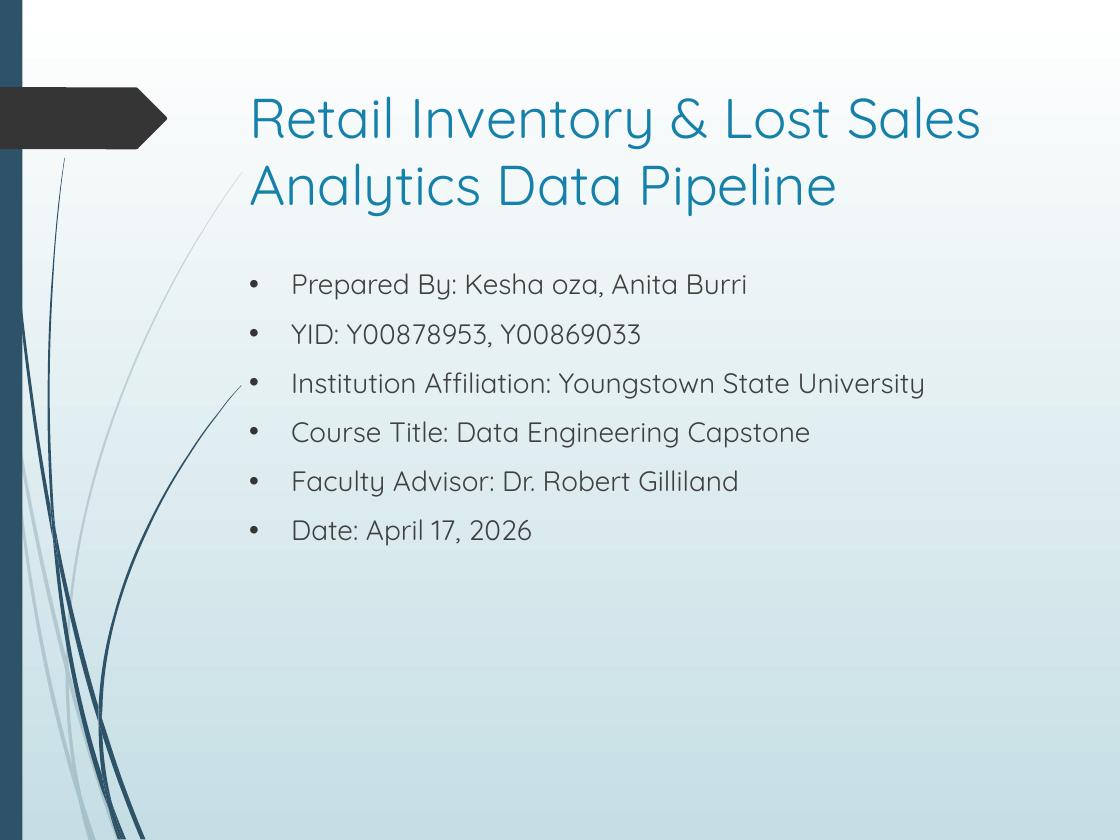
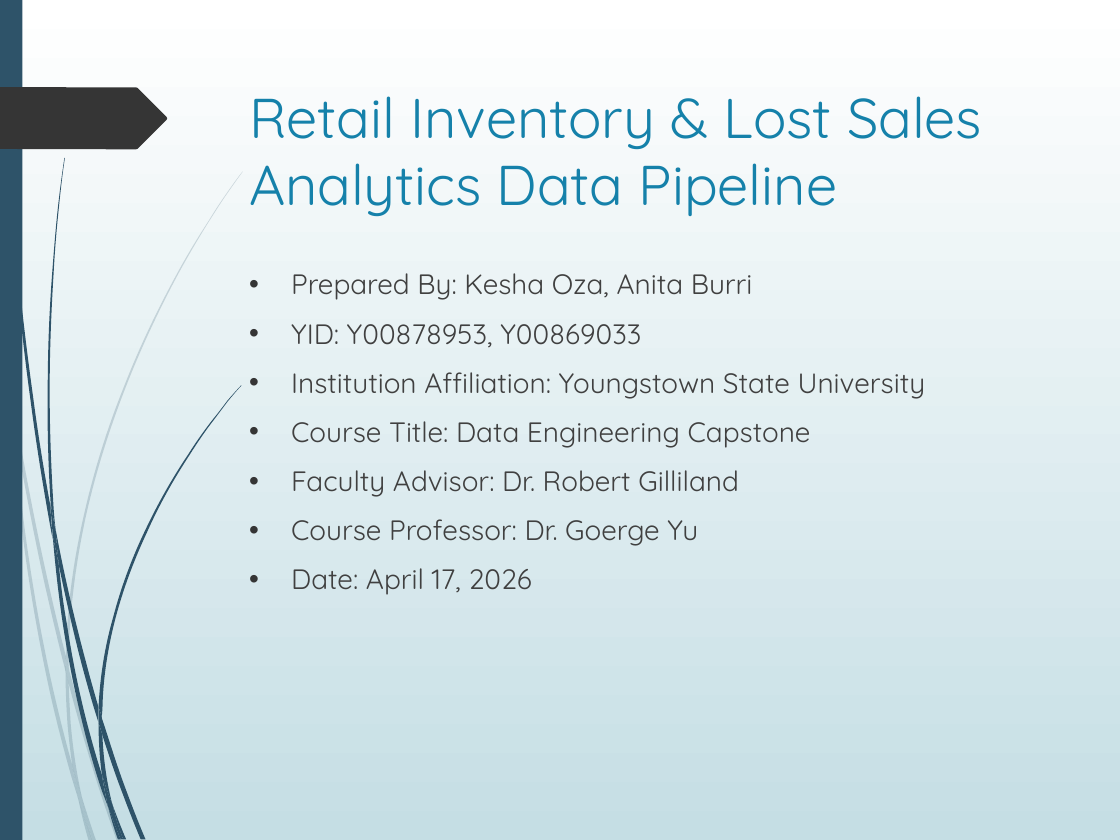
Before and after one commit to kesha-oza/retail-inventory-data-pipeline, a slide deck: slide 1 of finalreports/retail_inventory_capstone.pptx. Drawn at 1120x840 pixels with LibreOffice and Linux fonts; fonts in the diff are those of the drawing. Boxes give left, top, right and bottom in pixels: in the first picture for what was removed or moved away, otherwise in the second. Text is boxed around its words. In the diff, an @@ line names an element or a change of style, - is before the commit and + after.

```diff
--- a/finalreports/retail_inventory_capstone.pptx
+++ b/finalreports/retail_inventory_capstone.pptx
@@ text at bbox=[291, 273, 753, 300]: text changed @@
-• Prepared By: Kesha oza, Anita Burri
+• Prepared By: Kesha Oza, Anita Burri
@@ text at bbox=[291, 519, 698, 546]: paragraph added @@
+• Course Professor: Dr. Goerge Yu
```
